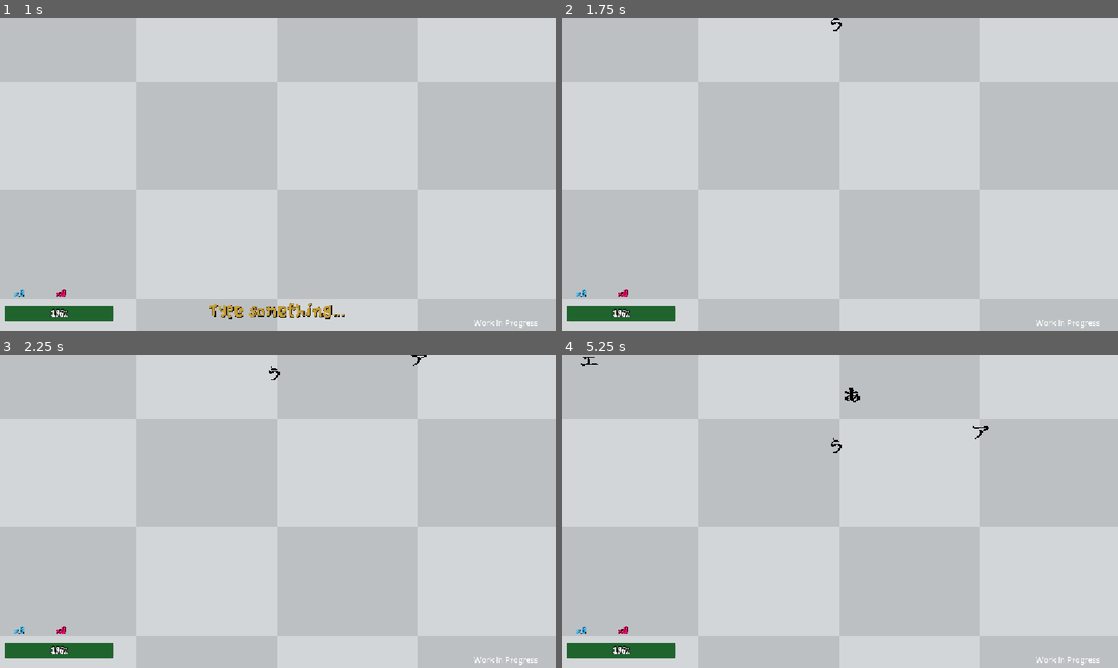
Above: before the commit, frames 1-4 (two rows, left to right).
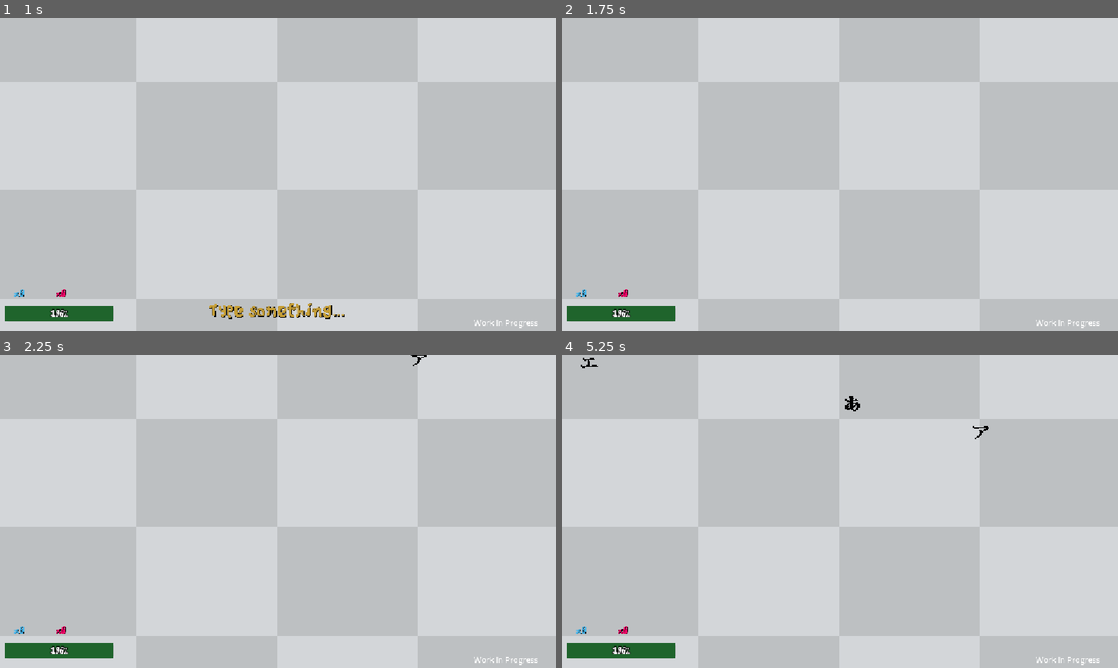
Above: after the commit, the same moments.

Repository: 6iovani/KanaGame
Game: Godot game, scene res://main_menu.tscn
Same seed, same stepped clock (60 frames per second), same inputs: the game is played once before the commit and once after it.
Inputs:
- Up to frame 1 (1 s): click "Play" at 0.5 s
- Up to frame 2 (1.75 s): tap Enter at 1.25 s; tap Backspace at 1.35 s
- Up to frame 3 (2.25 s): tap Enter at 2.1 s
- Up to frame 4 (5.25 s): tap one key every 0.75 s from 2.85 s: Keypad Enter Backspace Enter Keypad Enter

Frame 1 is identical in both runs. In frame 2, less than 0.1% of the frame differs, in the area x 48-51%, y 0-5%; in frame 3, less than 0.1%; in frame 4, 0.2%, in the area x 3-54%, y 0-32%.

Commit message:
difficulty v0.0

Diff:
--- a/Main.tscn
+++ b/Main.tscn
@@ -9,14 +9,20 @@
 script/source = "extends Node2D
 
 @onready var player = $player
+@onready var global_kana = $kana
+
 var pass_counter:int
 var fail_counter:int
+var speed_increase: float = 10.0
+var max_fall_speed: float = 250.0
 
 func _ready() -> void:
 	player.press_enter.connect(_on_enter_pressed)
 	player.player_death.connect(_on_player_death)
 
+
 func _on_enter_pressed(input: String) -> void:
+
 	var kana_list = get_tree().get_nodes_in_group(\"kana\")
 	var matching_kana = null
 
@@ -40,6 +46,11 @@
 
 func _on_player_death()-> void:
 	get_tree().change_scene_to_file(\"res://game_over_scene.tscn\")
+
+
+
+
+
 "
 
 [node name="Main" type="Node2D" unique_id=1055501840]
@@ -69,3 +80,8 @@
 horizontal_alignment = 1
 
 [node name="kana_spawner" parent="." unique_id=1833008827 instance=ExtResource("4_cm0pq")]
+
+[node name="difficulty_timer" type="Timer" parent="." unique_id=1347570856]
+autostart = true
+
+[connection signal="timeout" from="difficulty_timer" to="." method="_on_difficulty_timer_timeout"]
--- a/kana.gd
+++ b/kana.gd
@@ -1,5 +1,6 @@
 extends Area2D
-var fall_speed: float = 50.0
+
+var fall_speed: float = 0.0
 
 
 # perirodcically choose from the selected characters array
@@ -33,7 +34,6 @@
 	set_kana_sprite(random_kana)
 	area_entered.connect(_on_area_entered)
 
-
 func _process(delta: float) -> void:
 	position.y += fall_speed * delta
 
--- a/kana_spawner.gd
+++ b/kana_spawner.gd
@@ -1,6 +1,7 @@
 extends Node2D
 
 var kana_scene = preload("res://kana.tscn")
+var new_fall_speed:float = 50.0
 
 
 func _ready() -> void:
@@ -9,12 +10,21 @@
 
 
 func _on_timer_timeout() -> void:
-	print("SPAWNING KANA")
+
 	var screen_size: Vector2 = get_viewport_rect().size
-
 	var kana = kana_scene.instantiate()
 
 	kana.position.x = randf_range(10.0, screen_size.x)
 	kana.position.y = 0.0
 
+	kana.fall_speed += new_fall_speed
+
+
+	if new_fall_speed < 90.0:
+		new_fall_speed += 10
+		print(new_fall_speed)
+	else:
+		print("max fall speed reached")
+
+
 	add_child(kana)
